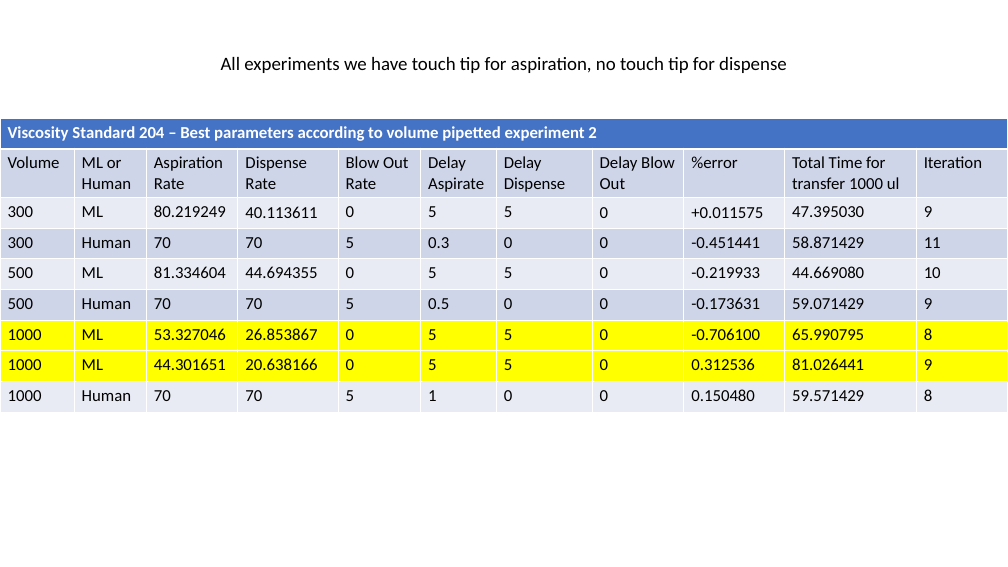
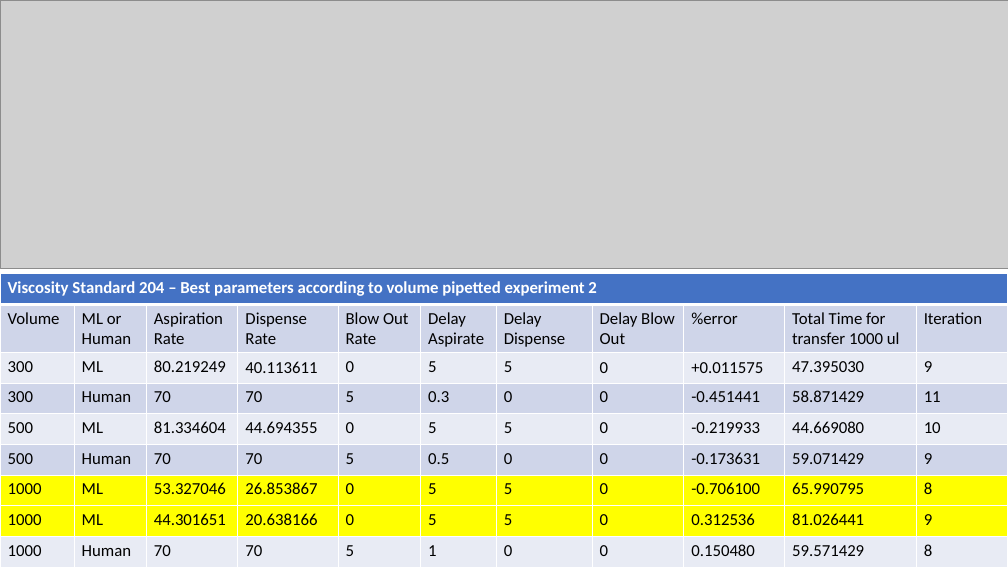
Before and after one commit to Quijanove/viscosity_liquid_transfer_Pablo, a slide deck: slide 4 of Opentrons_experiments/BOTorch_optimization/Shivam_Report/Graphs_updated_final.pptx (slide 3 before the commit). Drawn at 1008x567 pixels with LibreOffice and Linux fonts; fonts in the diff are those of the drawing; grey boxes stand for pictures. Boxes give left, top, right and bottom in pixels: in the first picture for what was removed or moved away, otherwise in the second. Text is boxed around its words. In the diff, an @@ line names an element or a change of style, - is before the commit and + after.

```diff
--- a/Opentrons_experiments/BOTorch_optimization/Shivam_Report/Graphs_updated_final.pptx
+++ b/Opentrons_experiments/BOTorch_optimization/Shivam_Report/Graphs_updated_final.pptx
@@ picture added at <box>0,0,1008,269</box> @@
@@ text removed at <box>221,57,787,73</box> @@
-All experiments we have touch tip for aspiration, no touch tip for dispense
@@ table: place and size @@
-table at <box>0,119,1006,412</box>
+table at <box>0,274,1006,567</box>
```
Also in this commit, not shown: 1 other slide changed, 3 slides added, 2 slides removed, 1 other file.
